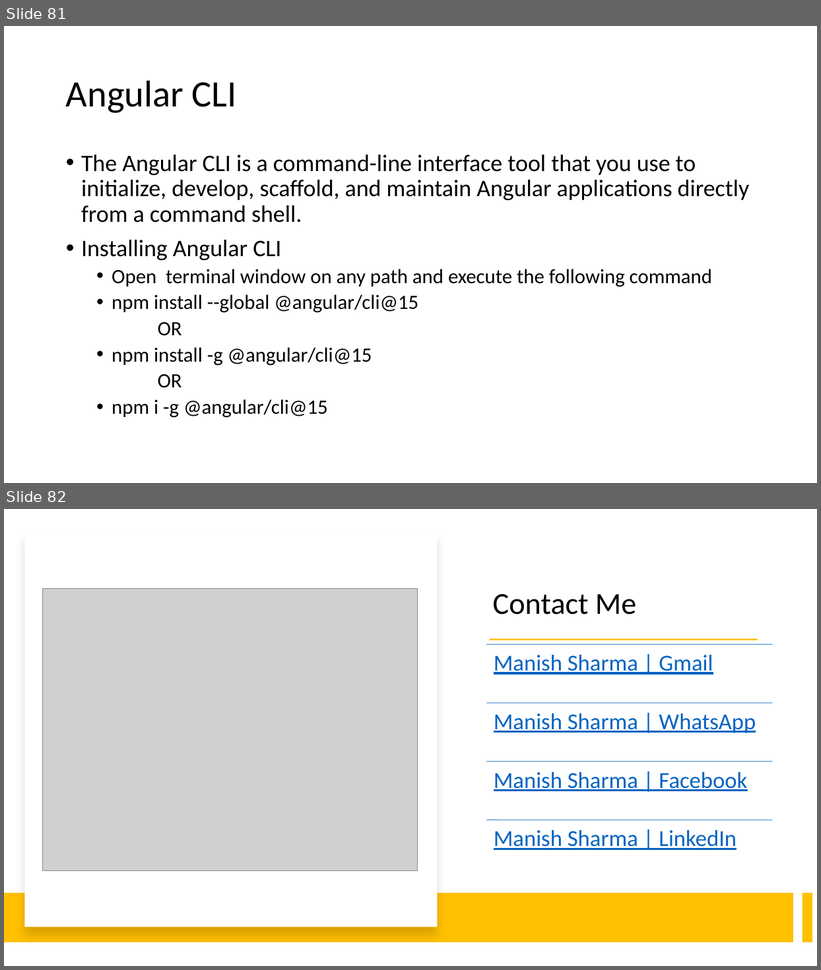
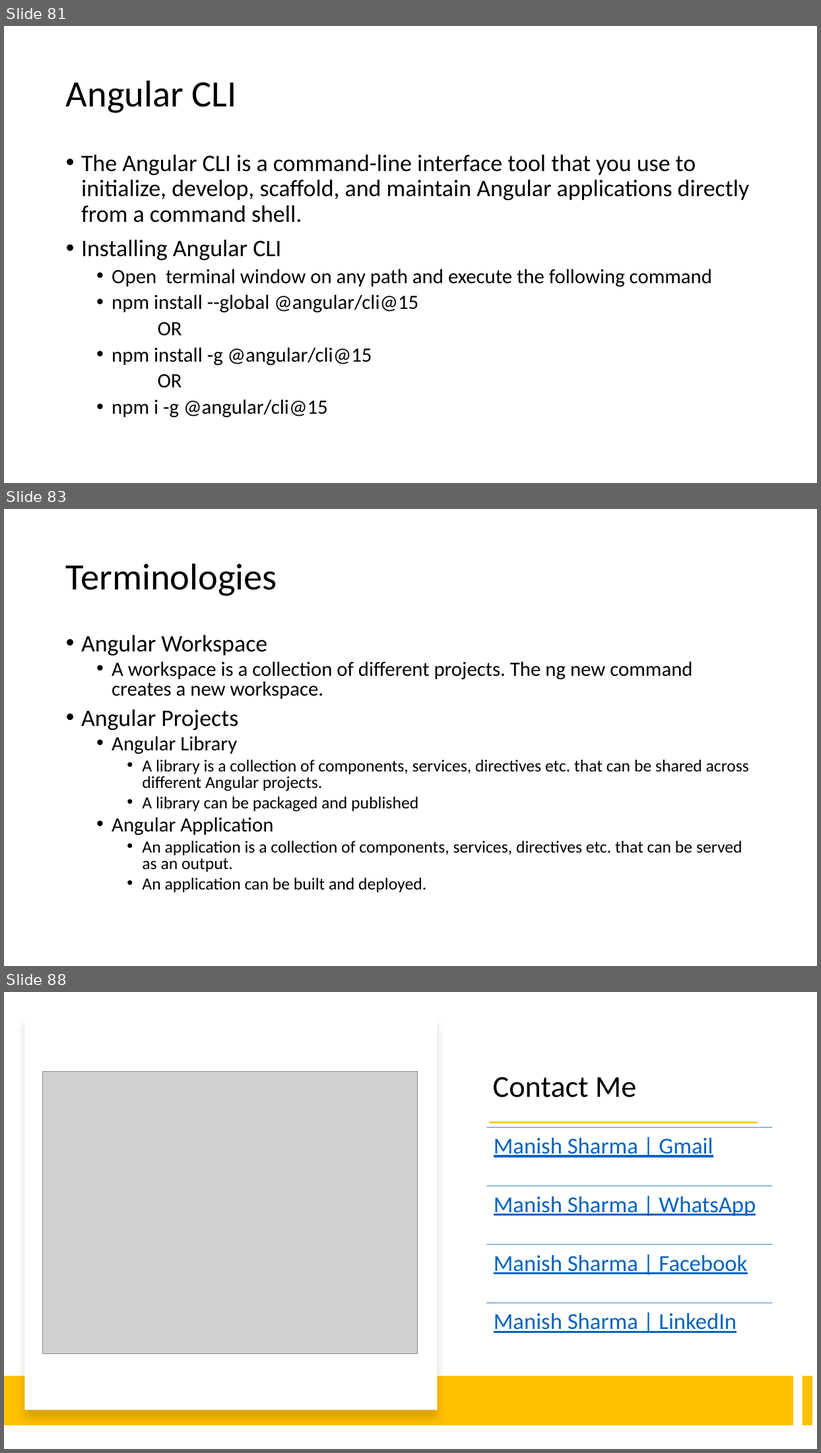
Before and after one commit to explore-with-manish/BFL_Byte_Jul23, a slide deck: Ng-Byte.pptx. Shown one above the other, each under a label of ours: slides 81 and 82 before the commit, slides 81, 83 and 88 after it; the slides between them are not shown. The pictures are 821x970 and 821x1453 pixels, drawn with LibreOffice and Linux fonts; fonts in the diff are those of the drawing; grey boxes stand for pictures. Boxes give left, top, right and bottom in pixels: in the first picture for what was removed or moved away, otherwise in the second. Text is boxed around its words. In the diff, an @@ line names an element or a change of style, - is before the commit and + after.

```diff
--- a/Ng-Byte.pptx
+++ b/Ng-Byte.pptx
@@ slide 83 added at (4, 509, 817, 966), background #FFFFFF @@
@@ title added at (66, 563, 277, 596), 44 pt, text #000000 @@
+Terminologies
@@ text added at (81, 635, 749, 892), 20 pt, text #000000 @@
+• Angular Workspace
+  • A workspace is a collection of different projects. The ng new command creates a new workspace.
+• Angular Projects
+  • Angular Library
+    • A library is a collection of components, services, directives etc. that can be shared across different Angular projects.
+    • A library can be packaged and published
+  • Angular Application
+    • An application is a collection of components, services, directives etc. that can be served as an output.
+    • An application can be built and deployed.
@@ what was slide 82 is now slide 88 @@
```
Also in this commit, not shown: 5 other slides added, 24 other files.
